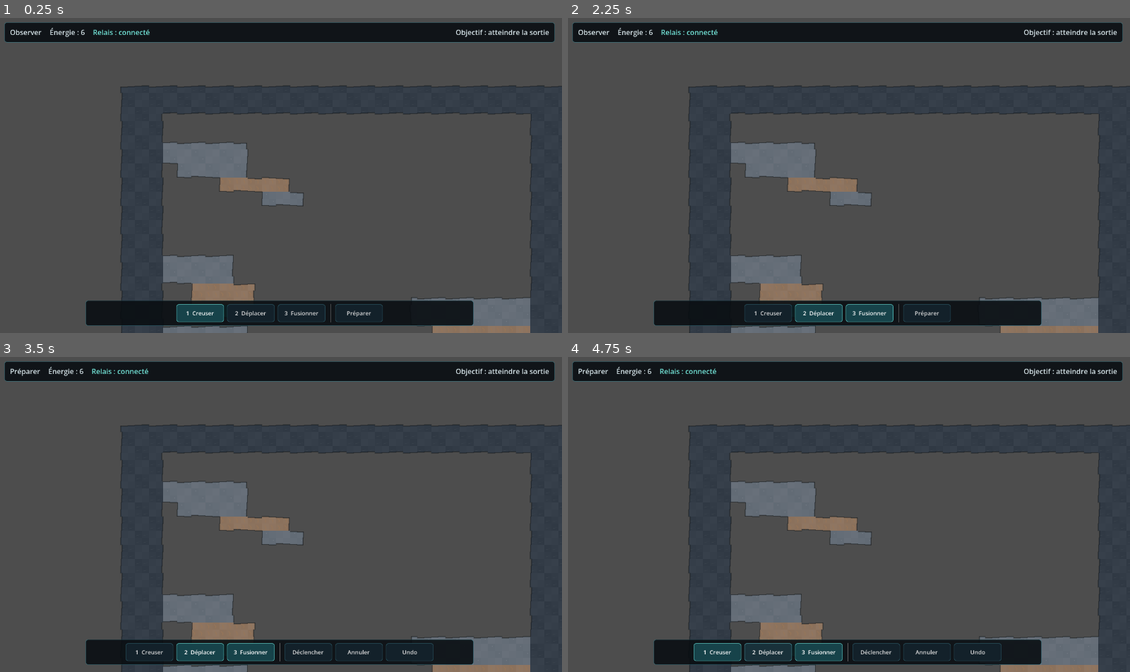
Above: before the commit, frames 1-4 (two rows, left to right).
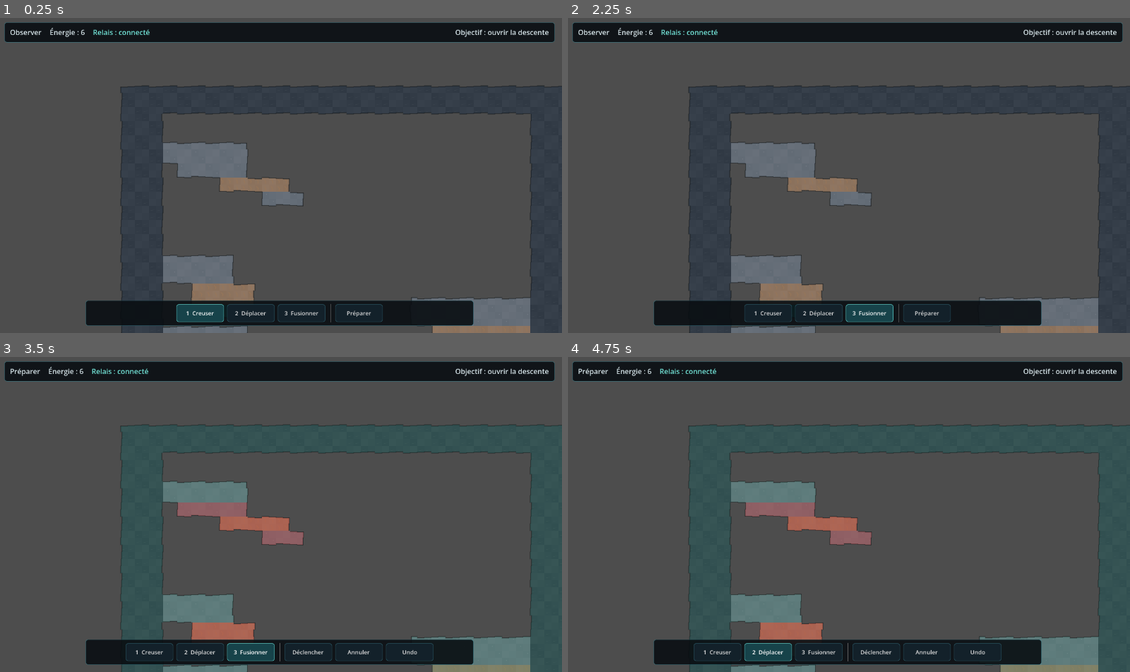
Above: after the commit, the same moments.

Repository: devjonathan1999-del/Project-Digger
Game: Godot game, scene res://scenes/main.tscn
Same seed, same stepped clock (60 frames per second), same inputs: the game is played once before the commit and once after it.
Inputs:
- Up to frame 1 (0.25 s): no input
- Up to frame 2 (2.25 s): click "1 Creuser" at 0.5 s; click "2 Déplacer" at 1.25 s; click "3 Fusionner" at 2 s
- Up to frame 3 (3.5 s): click "Préparer" at 2.75 s
- Up to frame 4 (4.75 s): click "1 Creuser" at 3.5 s; click "2 Déplacer" at 4.25 s

The runs differ from the first frame. In frame 1, 0.2% of the frame differs, in the area x 81-98%, y 3-7%; in frame 2, 0.7%; in frame 3, 2.6%; in frame 4, 3.1%, in the area x 22-98%, y 3-97%.

Commit message:
feat: wire contextual hover and tool HUD

Diff:
--- a/src/vertical_slice.gd
+++ b/src/vertical_slice.gd
@@ -1,4 +1,6 @@
 extends Node2D
+
+const VisualProfile := preload("res://src/view/terrain_visual_profile.gd")
 
 @onready var terrain_renderer: TerrainRenderer = $TerrainRenderer
 @onready var game_camera: GameCamera = $GameCamera
@@ -11,7 +13,10 @@
 var _stability := StabilitySystem.new()
 var _network := AncientNetwork.new()
 var _save_system := SaveSystem.new()
+var _catalog := MaterialCatalog.new()
 var _objective_reached := false
+var _last_hovered_cell := Vector2i.ZERO
+var _has_hovered_cell := false
 
 func _ready() -> void:
 	_layout_data = VerticalSliceLayout.new().build()
@@ -44,13 +49,15 @@
 	game_input.trigger_requested.connect(_on_trigger_requested)
 	game_input.undo_requested.connect(_on_undo_requested)
 	game_input.cancel_requested.connect(_on_cancel_requested)
-	game_input.tool_changed.connect(hud.set_tool)
+	game_input.tool_changed.connect(_on_tool_changed)
 	game_input.selection_changed.connect(terrain_renderer.set_selection)
+	game_input.hover_changed.connect(_on_hover_changed)
 
 	hud.prepare_pressed.connect(_on_prepare_requested)
 	hud.trigger_pressed.connect(_on_trigger_requested)
 	hud.undo_pressed.connect(_on_undo_requested)
 	hud.cancel_pressed.connect(_on_cancel_requested)
+	hud.tool_pressed.connect(game_input.set_active_tool)
 
 	_objective_reached = _objective_reached or _is_exit_open()
 	_refresh_hud()
@@ -91,18 +98,68 @@
 	if controller.state == SimulationController.PREPARE and controller.terrain_actions.fuse(target, source):
 		_refresh_prepare_state()
 
+func _on_tool_changed(tool: StringName) -> void:
+	hud.set_tool(tool)
+	_refresh_hover_context()
+
+func _on_hover_changed(cell: Vector2i) -> void:
+	if cell.x < 0 or cell.y < 0 or cell.x >= model.width or cell.y >= model.height:
+		_has_hovered_cell = false
+		terrain_renderer.clear_hovered_cell()
+		hud.clear_context()
+		return
+
+	_last_hovered_cell = cell
+	_has_hovered_cell = true
+	terrain_renderer.set_hovered_cell(cell)
+	_refresh_hover_context()
+
+func _refresh_hover_context() -> void:
+	if not _has_hovered_cell or controller.state != SimulationController.PREPARE:
+		hud.clear_context()
+		return
+
+	var terrain_cell := model.get_cell(_last_hovered_cell)
+	if terrain_cell == null:
+		hud.clear_context()
+		return
+
+	var material := _catalog.get_def(terrain_cell.material_id)
+	var actionable := false
+	var cost := 0
+	var action_name := ""
+	match game_input.active_tool:
+		&"dig":
+			action_name = "Creuser"
+			cost = TerrainActions.DIG_COST
+			actionable = material != null and material.diggable and controller.terrain_actions.energy_remaining >= cost
+		&"move":
+			action_name = "Déplacer"
+			cost = TerrainActions.MOVE_COST
+			actionable = controller.terrain_actions.energy_remaining >= cost
+		&"fuse":
+			action_name = "Fusionner"
+			cost = TerrainActions.FUSE_COST
+			actionable = controller.terrain_actions.energy_remaining >= cost
+
+	hud.set_context(VisualProfile.display_name(terrain_cell.material_id), action_name, cost, actionable)
+
 func _refresh_prepare_state() -> void:
 	terrain_renderer.set_analysis(_stability.classify(model))
 	terrain_renderer.queue_redraw()
 	hud.set_energy(controller.terrain_actions.energy_remaining)
 	hud.set_relay_connected(_network.is_relay_connected(model, _layout_data["relay_source"], _layout_data["relay_pos"]))
+	_refresh_hover_context()
 
 func _on_state_changed(value: int) -> void:
 	hud.set_state(value)
+	terrain_renderer.set_prepare_mode(value == SimulationController.PREPARE)
 	if value == SimulationController.PREPARE:
 		terrain_renderer.set_analysis(_stability.classify(model))
+		_refresh_hover_context()
 	else:
 		terrain_renderer.set_analysis({})
+		hud.clear_context()
 
 func _on_resolution_finished(movements: Array[Dictionary]) -> void:
 	terrain_renderer.queue_redraw()
@@ -119,10 +176,11 @@
 	hud.set_energy(controller.cycle_energy)
 	hud.set_tool(game_input.active_tool)
 	hud.set_relay_connected(controller.relay_connected)
+	terrain_renderer.set_prepare_mode(controller.state == SimulationController.PREPARE)
 	if _objective_reached:
 		hud.set_objective_text("Accès aux profondeurs ouvert — Vertical slice terminé")
 	else:
-		hud.set_objective_text("Objectif : atteindre la sortie")
+		hud.set_objective_text("Objectif : ouvrir la descente")
 
 func _is_exit_open() -> bool:
 	var exit_rect: Rect2i = _layout_data["exit_rect"]
